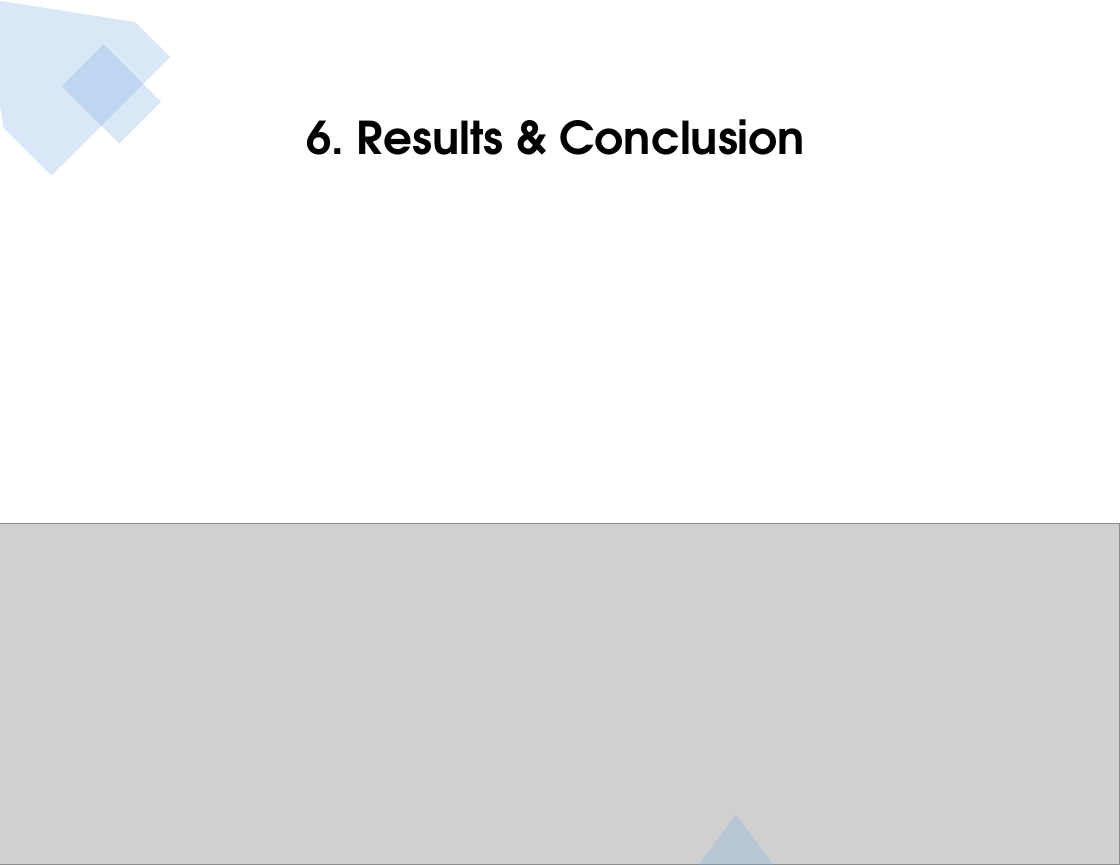
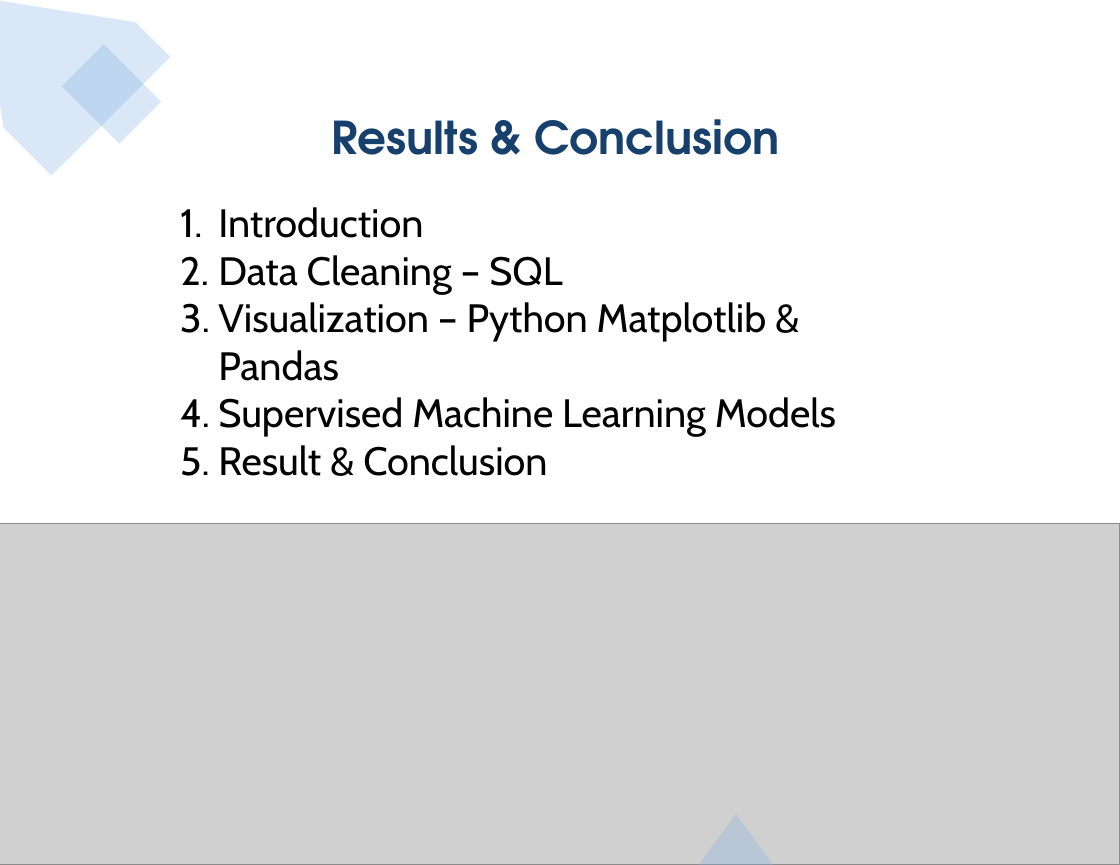
Before and after one commit to jojoalva/Stroke-Project-4, a slide deck: slide 9 of Presentation/Project4_presentation_draft.pptx (slide 23 before the commit). Drawn at 1120x865 pixels with LibreOffice and Linux fonts; fonts in the diff are those of the drawing; grey boxes stand for pictures. Boxes give left, top, right and bottom in pixels: in the first picture for what was removed or moved away, otherwise in the second. Text is boxed around its words. In the diff, an @@ line names an element or a change of style, - is before the commit and + after.

Commit message:
cleaning up repo

```diff
--- a/Presentation/Project4_presentation_draft.pptx
+++ b/Presentation/Project4_presentation_draft.pptx
@@ text at [332, 119, 779, 155]: text changed; text colour #000000 to #17406D @@
-6. Results & Conclusion
+Results & Conclusion
@@ text added at [218, 207, 836, 476], 28 pt, text #000000 @@
+1. Introduction
+2. Data Cleaning – SQL
+3. Visualization – Python Matplotlib & Pandas
+4. Supervised Machine Learning Models
+5. Result & Conclusion
```
Also in this commit, not shown: 2 other slides changed, 5 slides added, 19 slides removed, 8 other files.
